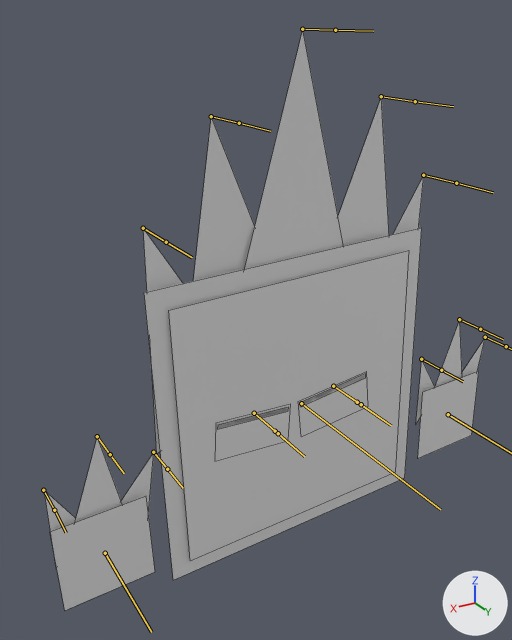
An edit to the FBX model Finger Guns/Assets/Art/Bosses/Elemental/Elemental_Fire.fbx, drawn before and after from the same camera.
The view is the same before and after, from a camera (50 mm lens) standing at (2.48, 3.52, 2.47) and looking at (0.26, -0.19, 0.62). Every picture has the same lights, and +X, +Y and +Z are marked at lower right. Both versions are drawn at frame 1 of the action 'Rig_Elemental|Look Left'; the numbers are the values there. The bones that bend it are drawn over the model as lines. Mesh edges are drawn as thin lines.

Objects in the first picture: 'Elemental_Fire'.
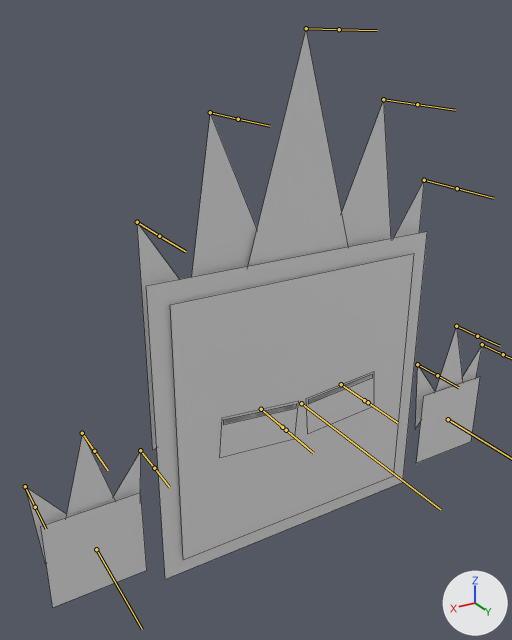
Changed parts and their boxes [x1, y1, x2, y2] in the pictures (512 x 640 px):
'Elemental_Fire', posed
    before: [44, 30, 485, 610]
    after: [26, 31, 482, 607]
bone 'Eye_Open.R', root to tip
    before: (254, 413) to (275, 431)
    after: (261, 409) to (282, 427)
bone 'Eyes_Closed.R', root to tip
    before: (254, 413) to (278, 433)
    after: (261, 409) to (286, 430)
bone 'Eye_Open.L', root to tip
    before: (333, 386) to (357, 402)
    after: (341, 384) to (364, 400)
bone 'Eyes_Closed.L', root to tip
    before: (333, 386) to (361, 404)
    after: (341, 384) to (368, 402)
bone 'Hand.L_Finger Mid', root to tip
    before: (459, 319) to (480, 329)
    after: (456, 326) to (477, 336)
bone 'Hand.L_Finger.L', root to tip
    before: (485, 337) to (506, 346)
    after: (482, 344) to (503, 354)
bone 'Hand.L_Finger.R', root to tip
    before: (421, 359) to (441, 370)
    after: (417, 364) to (437, 375)
bone 'Hand.R_Finger Mid', root to tip
    before: (97, 436) to (110, 454)
    after: (82, 433) to (94, 451)
bone 'Hand.R_Finger.R', root to tip
    before: (43, 490) to (54, 510)
    after: (25, 486) to (35, 507)
bone 'Hand.R_Finger.L', root to tip
    before: (153, 452) to (167, 469)
    after: (140, 450) to (154, 468)
bone 'Fire Spike.000', root to tip
    before: (423, 175) to (456, 183)
    after: (424, 180) to (457, 188)
bone 'Fire Spike.001', root to tip
    before: (381, 96) to (415, 101)
    after: (383, 99) to (417, 104)
bone 'Fire Spike.002', root to tip
    before: (302, 29) to (335, 30)
    after: (306, 28) to (339, 29)
bone 'Fire Spike.003', root to tip
    before: (211, 116) to (239, 123)
    after: (210, 112) to (238, 119)
bone 'Fire Spike.004', root to tip
    before: (143, 228) to (166, 242)
    after: (137, 222) to (159, 236)

The change in detail:
Bone 'Main Mover' (bone_main_mover) turns from (0, 2, 0) to (0, 0, 0) degrees about its own x, y and z.
Bone 'Main Mover' (bone_main_mover) is rescaled from (0.98, 1.0, 1.0) to (1.0, 1.0, 1.0).
Bone 'Eye_Open.R' (bone_eye_open_r) moves from (-0.061, 0.0, 0.0) to (0.0, 0.0, 0.0).
Bone 'Eye_Open.R' (bone_eye_open_r) is rescaled from (0.98, 0.98, 0.98) to (1.0, 1.0, 1.0).
Bone 'Eyes_Closed.R' (bone_eyes_closed_r) moves from (-0.061, 0.0, 0.0) to (0.0, 0.0, 0.0).
Bone 'Eyes_Closed.R' (bone_eyes_closed_r) is rescaled from (0.98, 0.98, 0.98) to (1.0, 1.0, 1.0).
Bone 'Eye_Open.L' (bone_eye_open_l) moves from (-0.061, 0.0, 0.0) to (0.0, 0.0, 0.0).
Bone 'Eye_Open.L' (bone_eye_open_l) is rescaled from (1.02, 1.02, 1.02) to (1.0, 1.0, 1.0).
Bone 'Eyes_Closed.L' (bone_eyes_closed_l) moves from (-0.061, 0.0, 0.0) to (0.0, 0.0, 0.0).
Bone 'Eyes_Closed.L' (bone_eyes_closed_l) is rescaled from (1.02, 1.02, 1.02) to (1.0, 1.0, 1.0).
Bone 'Hand.L_Finger Mid' (bone_hand_l_finger_mid) moves from (0.062, 0.0, 0.002) to (0.0, 0.0, 0.0).
Bone 'Hand.L_Finger.L' (bone_hand_l_finger_l) moves from (0.062, 0.0, 0.002) to (0.0, 0.0, 0.0).
Bone 'Hand.L_Finger.R' (bone_hand_l_finger_r) moves from (0.062, 0.0, 0.002) to (0.0, 0.0, 0.0).
Bone 'Hand.R_Finger Mid' (bone_hand_r_finger_mid) moves from (0.062, 0.0, 0.002) to (0.0, 0.0, 0.0).
Bone 'Hand.R_Finger.R' (bone_hand_r_finger_r) moves from (0.062, 0.0, 0.002) to (0.0, 0.0, 0.0).
Bone 'Hand.R_Finger.L' (bone_hand_r_finger_l) moves from (0.062, 0.0, 0.002) to (0.0, 0.0, 0.0).
Bone 'Fire Spike.000' (bone_fire_spike_000) moves from (0.062, 0.0, 0.002) to (0.0, 0.0, 0.0).
Bone 'Fire Spike.001' (bone_fire_spike_001) moves from (0.062, 0.0, 0.002) to (0.0, 0.0, 0.0).
Bone 'Fire Spike.002' (bone_fire_spike_002) moves from (0.062, 0.0, 0.002) to (0.0, 0.0, 0.0).
Bone 'Fire Spike.003' (bone_fire_spike_003) moves from (0.062, 0.0, 0.002) to (0.0, 0.0, 0.0).
Bone 'Fire Spike.004' (bone_fire_spike_004) moves from (0.062, 0.0, 0.002) to (0.0, 0.0, 0.0).
